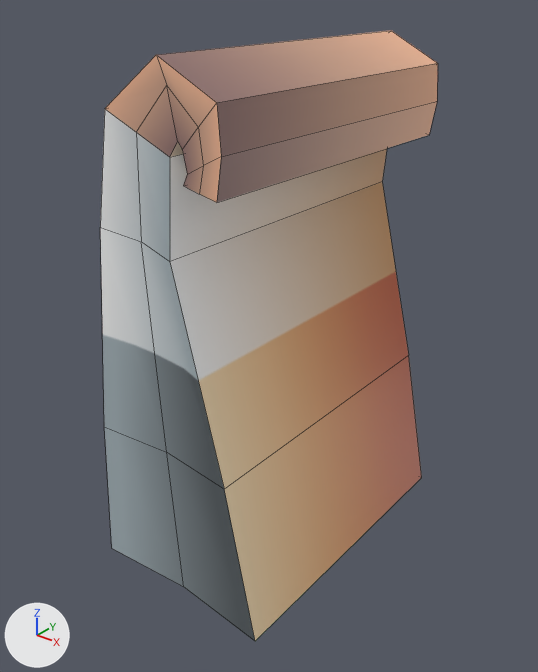
A saved change to the Blender file model-creation/kitchen-models_paper-bag.blend.
One viewpoint serves both versions: a 50 mm lens placed at (1.98, -2.55, 1.55), pointed at (0.0, -0.07, 0.01). The axes (+X, +Y, +Z) are drawn at lower left. The lights are the same throughout. Mesh edges are drawn as thin lines.

The older version as bpy lines, for what is in view:
```python
me_cube = bpy.data.meshes.new('Cube')
me_cube.from_pydata(...)  # 49 vertices, 44 faces; spans x -0.47..0.47, y -0.75..0.75, z -0.91..1.12
me_cube.materials.append(mat_restaurant_001)  # picture img_restaurantbits_texture_png_001
ob_cube = bpy.data.objects.new('Cube', me_cube)
ob_cube.location = (0.0, 0.0, 0.0)
ob_cube.scale = (1.0, 1.0, 1.17)
```
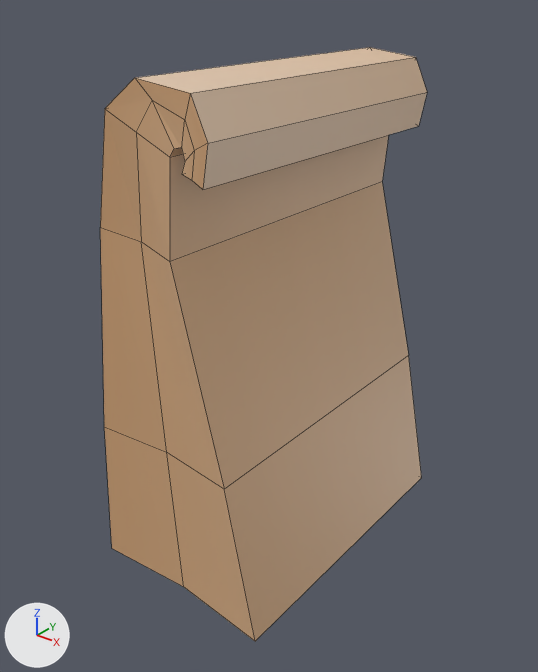
Edits to the scene script, one JSON object a line:
```json
{"block": "me_cube", "where": "# used by ob_cube; location = (0.0, 0.0, 0.0); scale = (1.0, 1.0, 1.17)"}
{"op": "remove", "block": "me_cube", "code": "me_cube.from_pydata(...)  # 49 vertices, 44 faces; spans x -0.47..0.47, y -0.75..0.75, z -0.91..1.12"}
{"op": "add", "block": "me_cube", "code": "me_cube.from_pydata(...)  # 49 vertices, 44 faces; spans x -0.47..0.47, y -0.75..0.75, z -0.91..1.05"}
{"block": "me_cube", "change": "me_cube part 1: 22 of 49 vertices moved; they spanned x 0.08..0.35, y -0.75..0.75, z 0.74..1.12 and now span x -0.04..0.29, y -0.75..0.75, z 0.77..1.05; mean shift (-0.05, 0.0, 0.01); largest move (0.08, 0.75, 1.12) -> (-0.04, 0.75, 1.05)"}
{"block": "me_cube", "change": "me_cube part 2: texture (UV) coordinates of 44 of 44 faces, centred in x -0.44..0.39, y -0.75..0.75, z -0.91..1.07, changed; they spanned u 0.12..0.62, v 0.0..1.0 and now span u 0.52..0.57, v 0.53..0.62"}
```

Where the change shows, as pixel boxes [x1, y1, x2, y2] in the pictures (538 x 672 px; the box of a moved part takes in the faces that stretch with it):
```json
{"object": "Cube", "change": "reshaped, surface changed", "before": [100, 30, 438, 641], "after": [100, 47, 427, 641]}
{"part": 1, "of": "me_cube", "change": "moved or reshaped", "before": [105, 30, 438, 203], "after": [105, 47, 427, 189]}
{"part": 2, "of": "me_cube", "change": "surface changed", "before": [100, 109, 422, 641], "after": [100, 109, 422, 641]}
```
